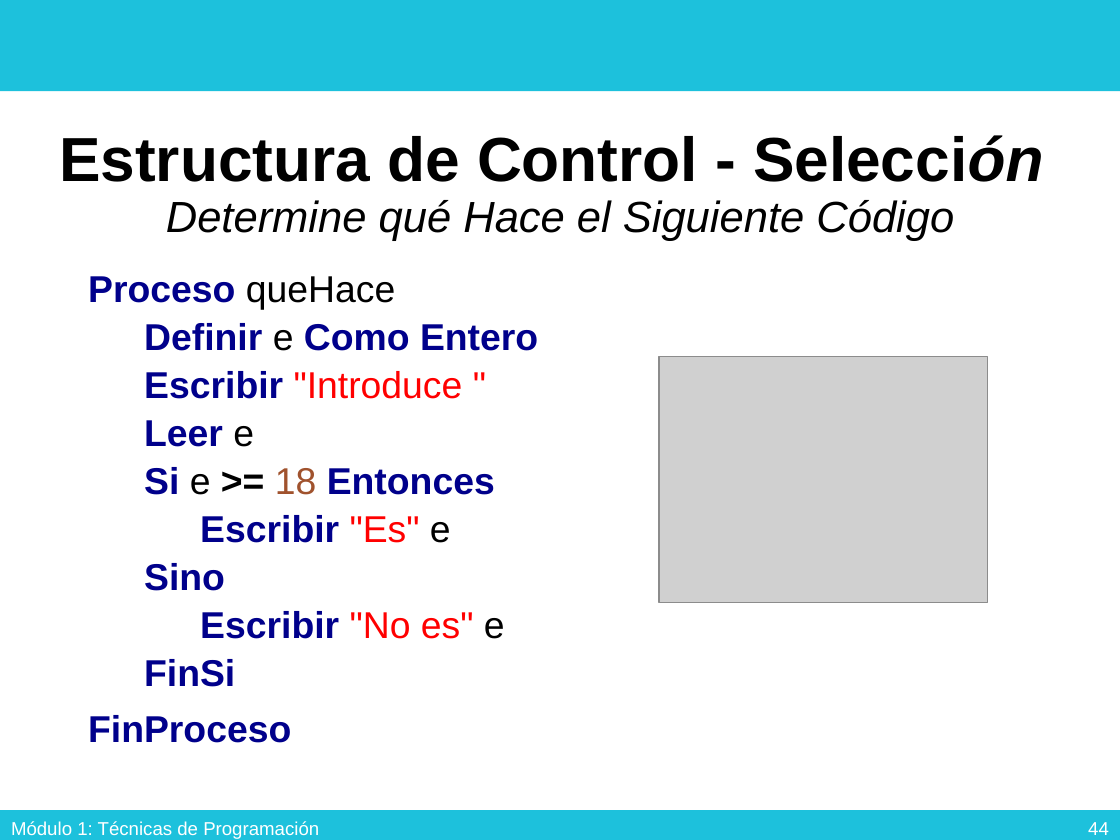
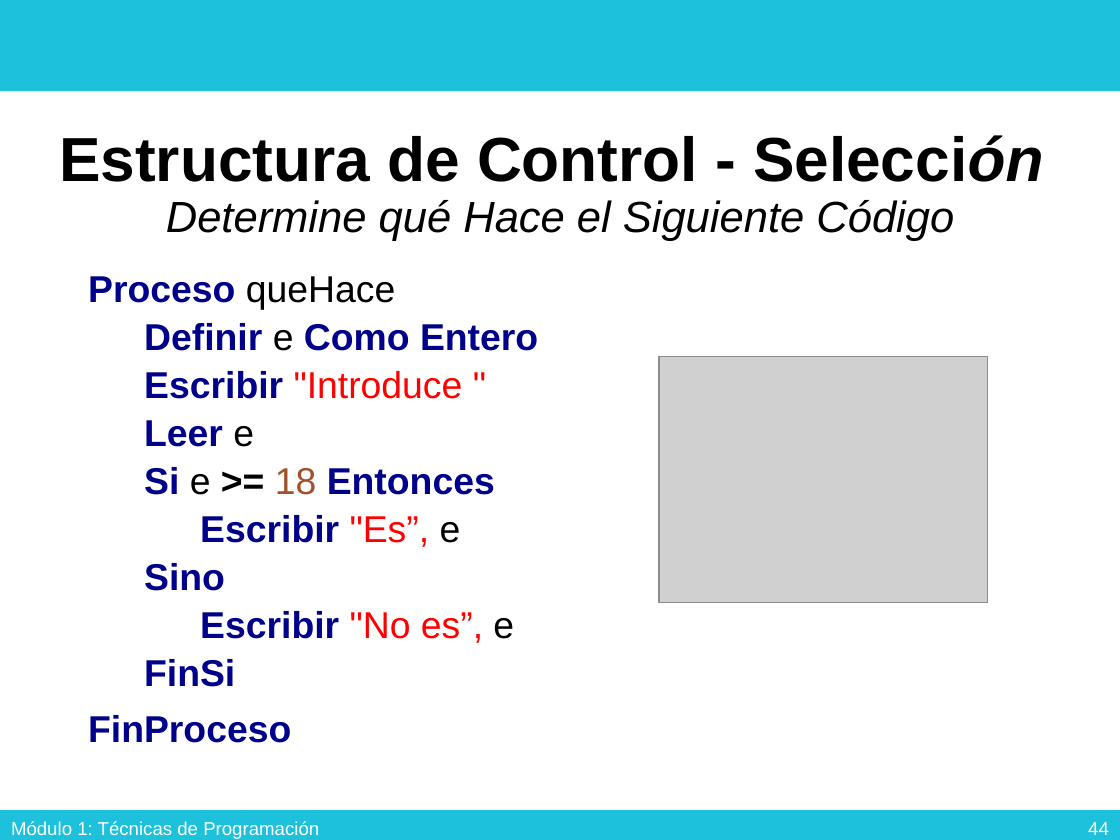
Before and after one commit to Francanella/111mil, a slide deck: slide 45 of apuntes/tecnicas/Clase2 - Seleccion/2. Seleccion.pptx. Drawn at 1120x840 pixels with LibreOffice and Linux fonts; fonts in the diff are those of the drawing; grey boxes stand for pictures; background and template pictures are left out. Boxes give left, top, right and bottom in pixels: in the first picture for what was removed or moved away, otherwise in the second. Text is boxed around its words. In the diff, an @@ line names an element or a change of style, - is before the commit and + after.

```diff
--- a/apuntes/tecnicas/Clase2 - Seleccion/2. Seleccion.pptx
+++ b/apuntes/tecnicas/Clase2 - Seleccion/2. Seleccion.pptx
@@ text at [200, 515, 461, 547]: text changed @@
-    Escribir "Es" e
+    Escribir "Es”, e
@@ text at [200, 611, 514, 643]: text changed @@
-    Escribir "No es" e
+    Escribir "No es”, e
```
Also in this commit, not shown: 3 other slides changed, 8 other files.
